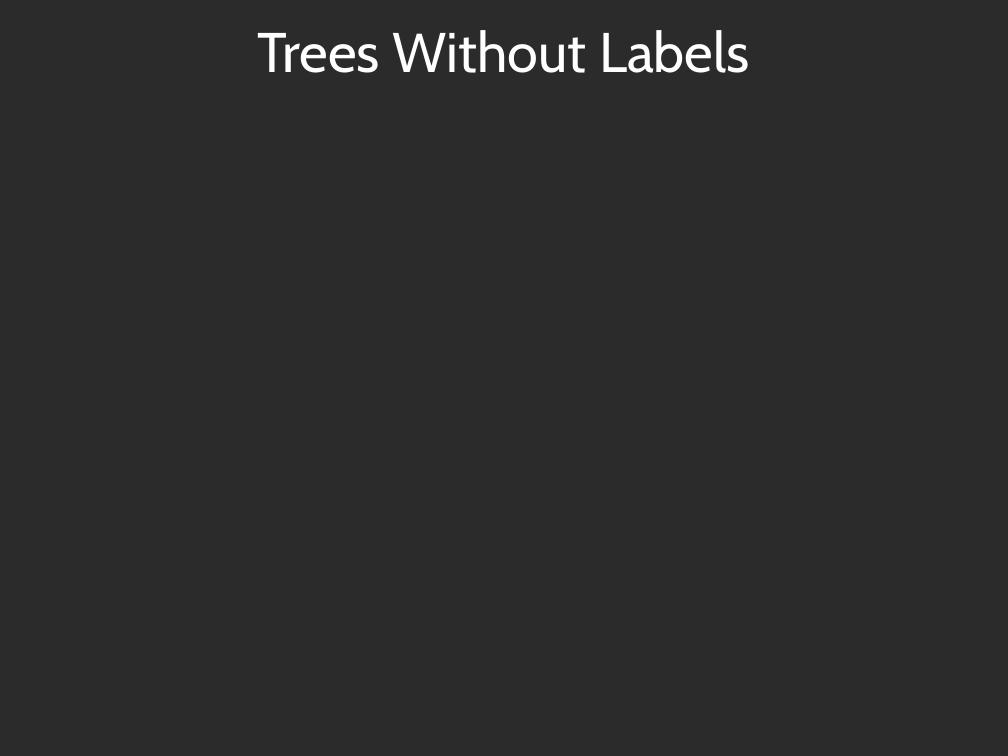
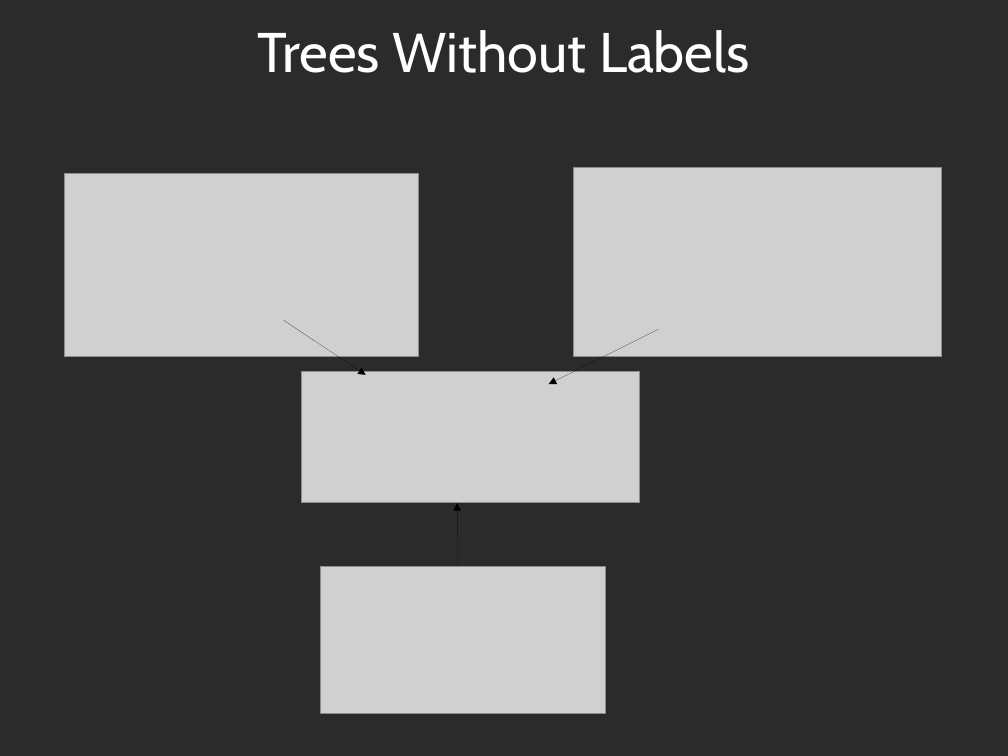
Before and after one commit to spiveeworks/treeshapes, a slide deck: slide 3 of presentation.odp. Drawn at 1008x756 pixels with LibreOffice and Linux fonts; fonts in the diff are those of the drawing; grey boxes stand for pictures; background and template pictures are left out; a plain dark background stands for a picture behind light text. Boxes give left, top, right and bottom in pixels: in the first picture for what was removed or moved away, otherwise in the second. Text is boxed around its words. In the diff, an @@ line names an element or a change of style, - is before the commit and + after.

Commit message:
put pictures into presentation
now i need to do the same for the results

```diff
--- a/presentation.odp
+++ b/presentation.odp
@@ picture added at [64,174,419,357] @@
@@ picture added at [574,167,942,357] @@
@@ arrow added from (284, 320) to (366, 375), #000000 0 pt @@
@@ arrow added from (659, 329) to (549, 384), #000000 0 pt @@
@@ picture added at [302,371,640,503] @@
@@ arrow added from (457, 567) to (457, 503), #000000 0 pt @@
@@ picture added at [320,566,606,713] @@
```
Also in this commit, not shown: 7 other slides changed, 3 slides added, 3 slides removed, 21 other files.
